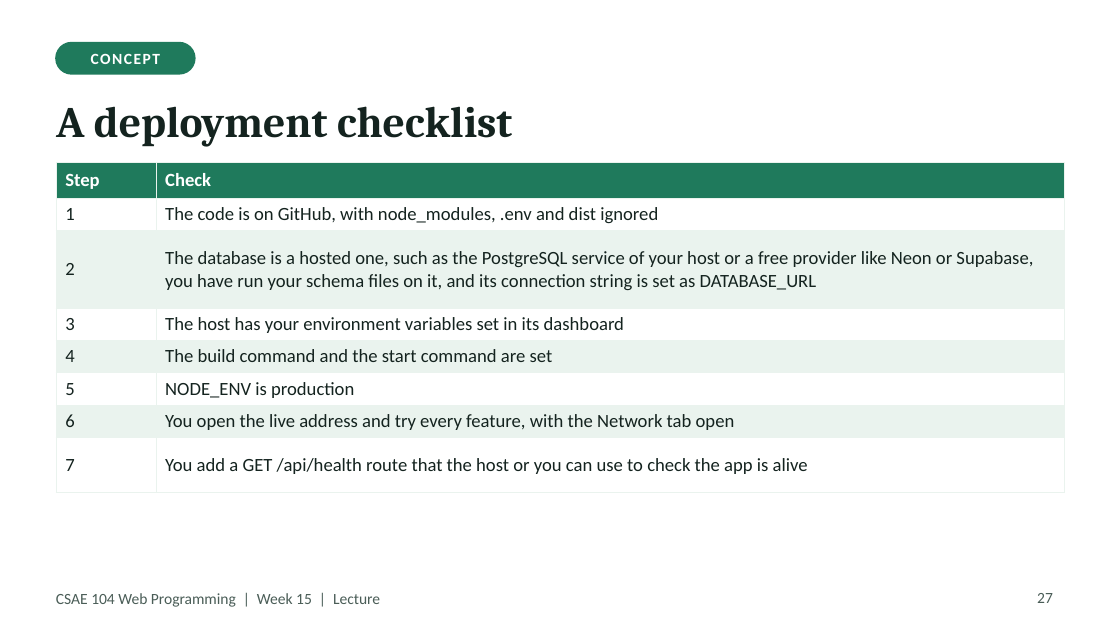
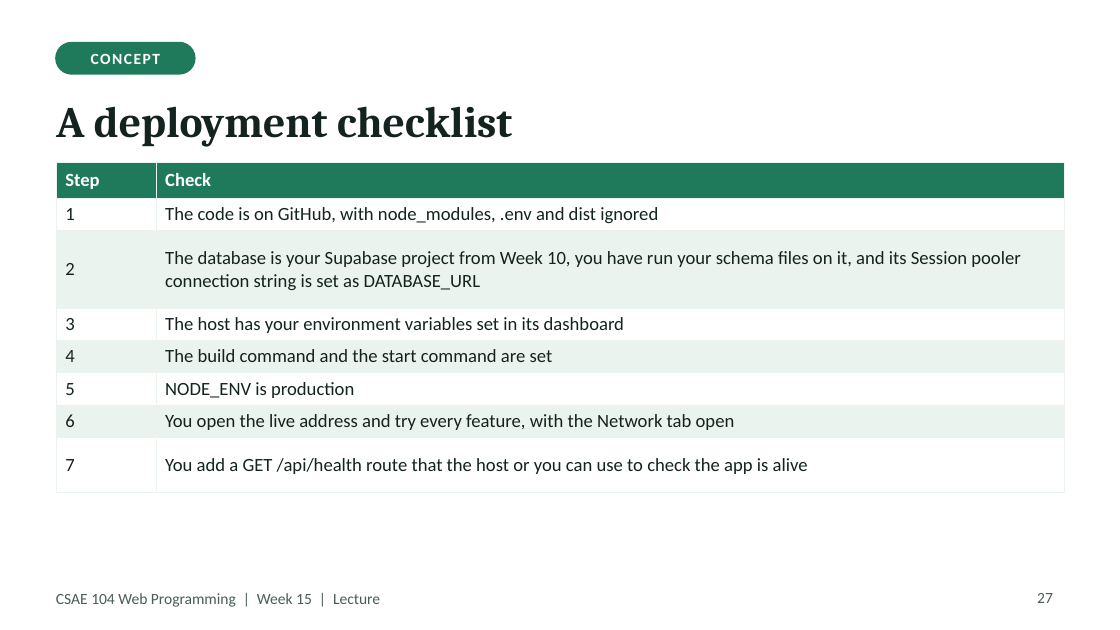
Before and after one commit to Haydzz9/sae104-site, a slide deck: slide 27 of downloads/lecture/Week_17_Lecture_Testing_environment_variables_and_deploy.pptx. Drawn at 1120x630 pixels with LibreOffice and Linux fonts; fonts in the diff are those of the drawing. Boxes give left, top, right and bottom in pixels: in the first picture for what was removed or moved away, otherwise in the second. Text is boxed around its words. In the diff, an @@ line names an element or a change of style, - is before the commit and + after.

```diff
--- a/downloads/lecture/Week_17_Lecture_Testing_environment_variables_and_deploy.pptx
+++ b/downloads/lecture/Week_17_Lecture_Testing_environment_variables_and_deploy.pptx
@@ table at bbox=[56, 162, 1064, 478] @@
-row 3, column 2: The database is a hosted one, such as the PostgreSQL service of your host or a free provider like Neon or Supabase, you have run your schema files on it, and its connection string is set as DATABASE_URL
+row 3, column 2: The database is your Supabase project from Week 10, you have run your schema files on it, and its Session pooler connection string is set as DATABASE_URL
```
Also in this commit, not shown: 7 other slides changed, 21 other files.
